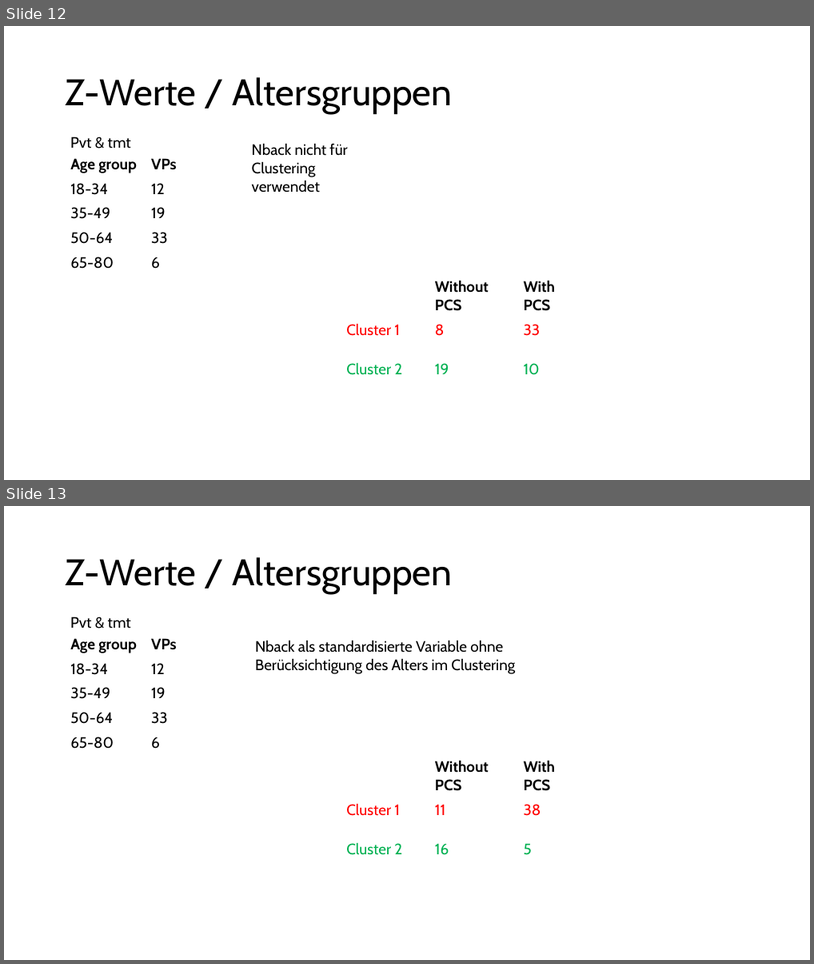
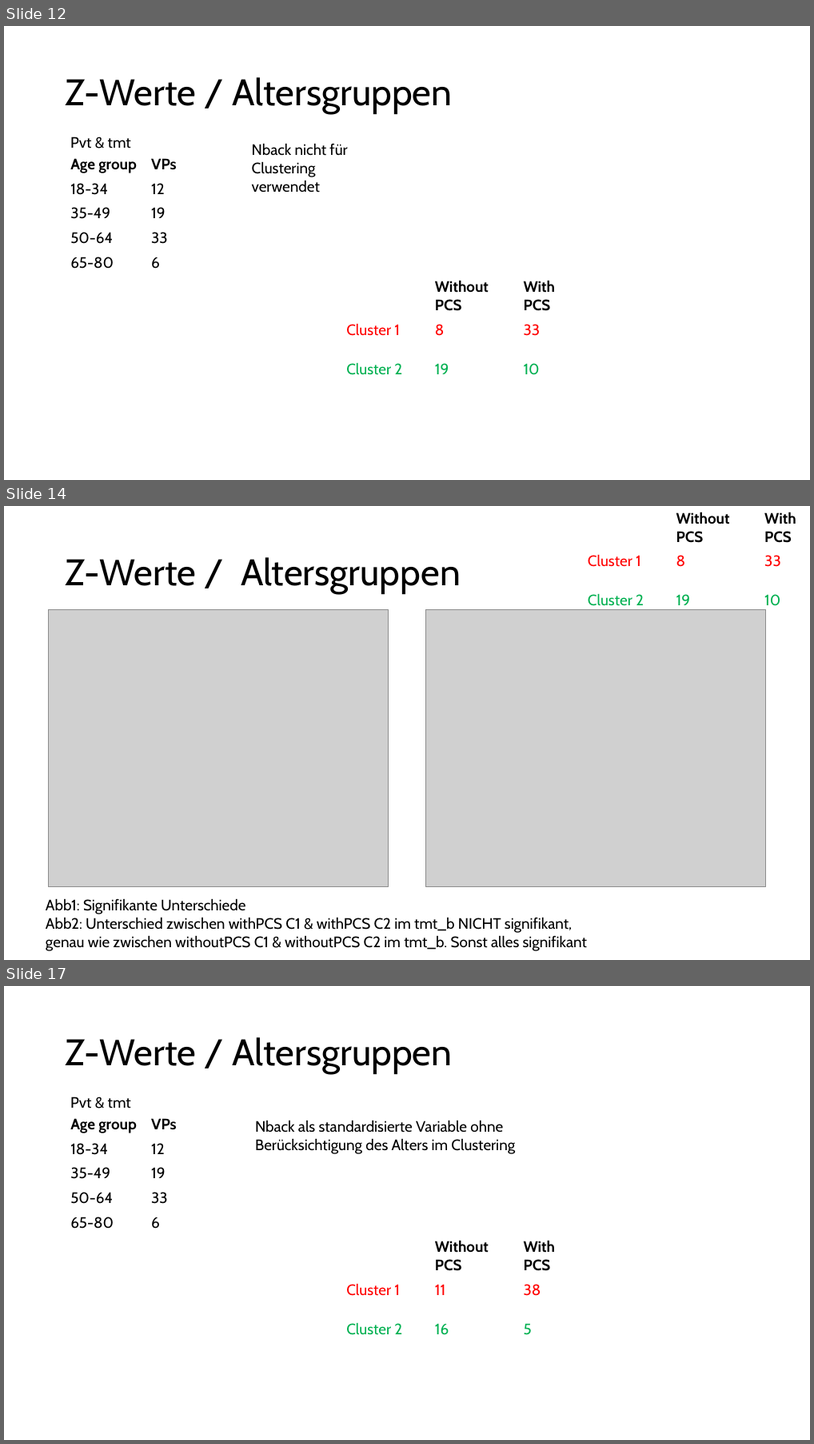
Before and after one commit to JankaMarlene/masters_thesis, a slide deck: presentations/Clustering.pptx. Shown one above the other, each under a label of ours: slides 12 and 13 before the commit, slides 12, 14 and 17 after it; the slides between them are not shown. The pictures are 814x964 and 814x1444 pixels, drawn with LibreOffice and Linux fonts; fonts in the diff are those of the drawing; grey boxes stand for pictures. Boxes give left, top, right and bottom in pixels: in the first picture for what was removed or moved away, otherwise in the second. Text is boxed around its words. In the diff, an @@ line names an element or a change of style, - is before the commit and + after.

```diff
--- a/presentations/Clustering.pptx
+++ b/presentations/Clustering.pptx
@@ slide 14 added at (4, 506, 810, 960), background #FFFFFF @@
@@ table added at (582, 506, 810, 627), 3 rows, 3 columns @@
+ | Without PCS | With PCS
+Cluster 1 | 8 | 33
+Cluster 2 | 19 | 10
@@ title added at (66, 557, 461, 594), 44 pt, text #000000 @@
+Z-Werte / Altersgruppen
@@ picture added at (48, 609, 389, 887) @@
@@ picture added at (426, 609, 766, 887) @@
@@ text added at (46, 898, 587, 951), 18 pt, text #000000 @@
+Abb1: Signifikante Unterschiede
+Abb2: Unterschied zwischen withPCS C1 & withPCS C2 im tmt_b NICHT signifikant, genau wie zwischen withoutPCS C1 & withoutPCS C2 im tmt_b. Sonst alles signifikant
@@ what was slide 13 is now slide 17 @@
```
Also in this commit, not shown: 1 slide changed, 7 other slides added.
